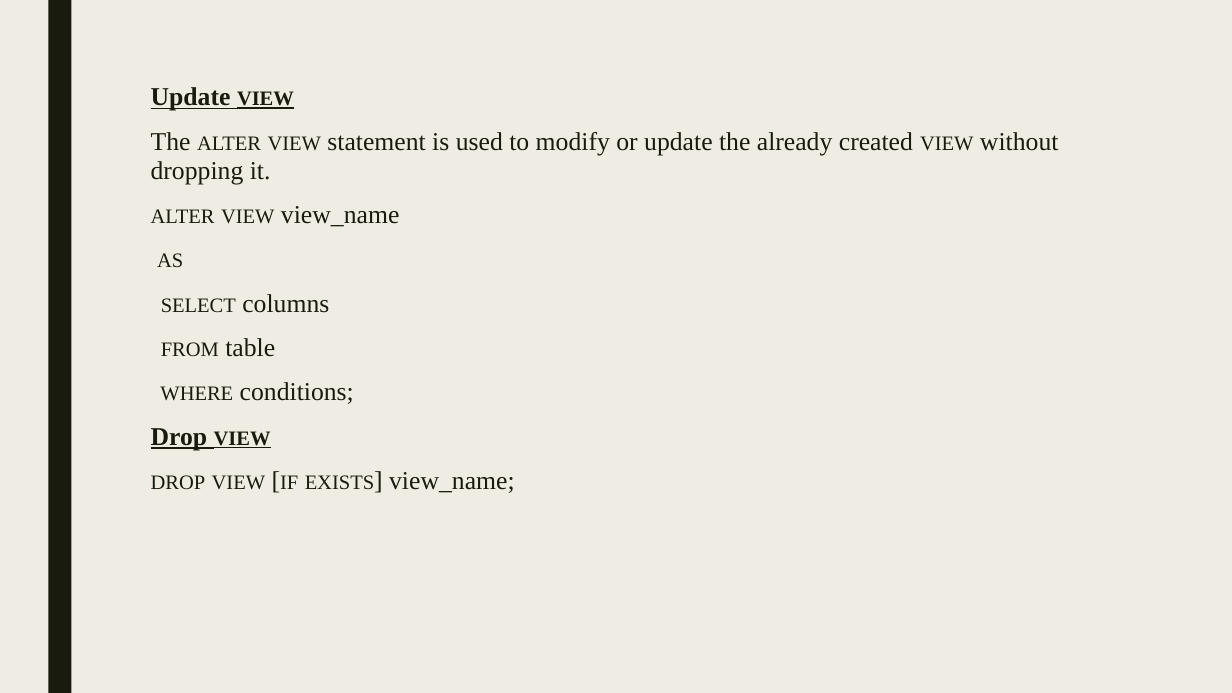
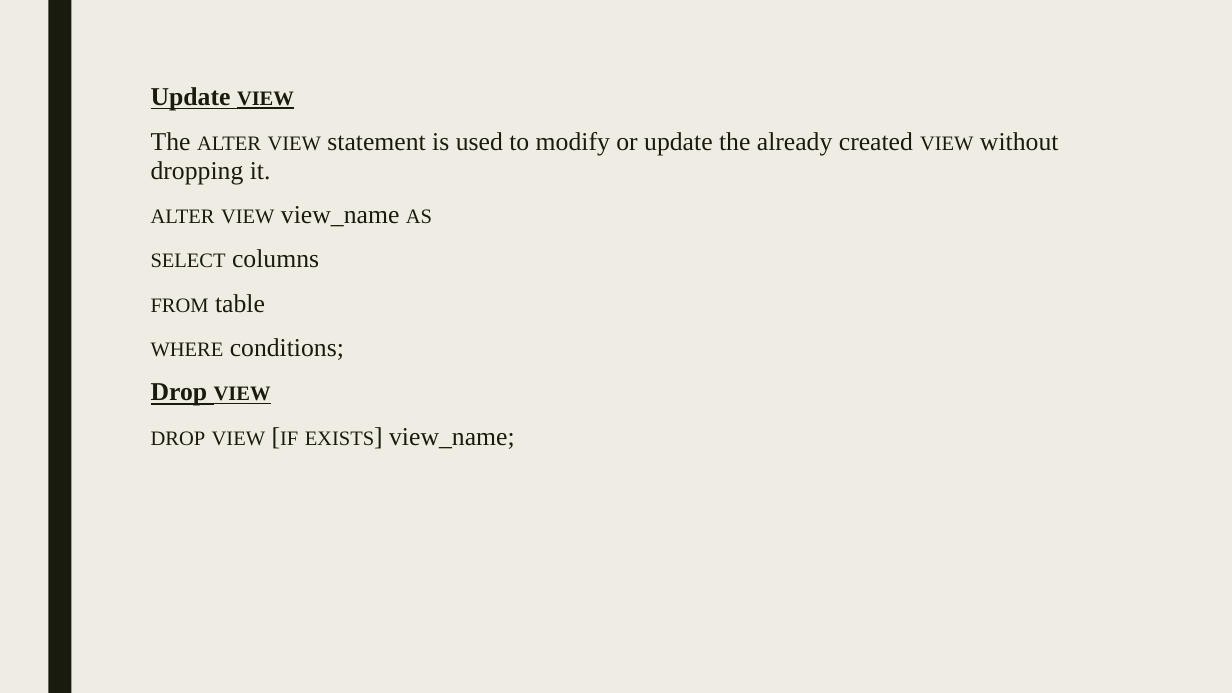
Before and after one commit to MilestoneInnovativeTechnologies/office-weekend-meeting, a slide deck: slide 6 of Week 48/Views.pptx. Drawn at 1232x693 pixels with LibreOffice and Linux fonts; fonts in the diff are those of the drawing. Boxes give left, top, right and bottom in pixels: in the first picture for what was removed or moved away, otherwise in the second. Text is boxed around its words. In the diff, an @@ line names an element or a change of style, - is before the commit and + after.

```diff
--- a/Week 48/Views.pptx
+++ b/Week 48/Views.pptx
@@ text at [151, 206, 432, 227]: text changed @@
-ALTER VIEW view_name
-AS
+ALTER VIEW view_name AS
```
Also in this commit, not shown: 1 slide added.
